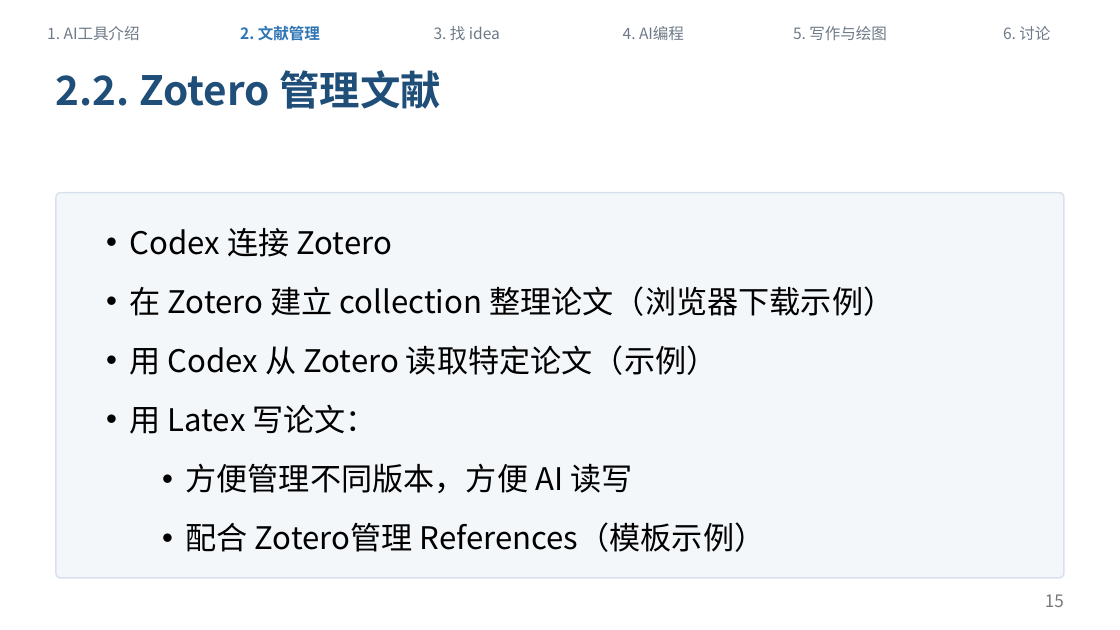
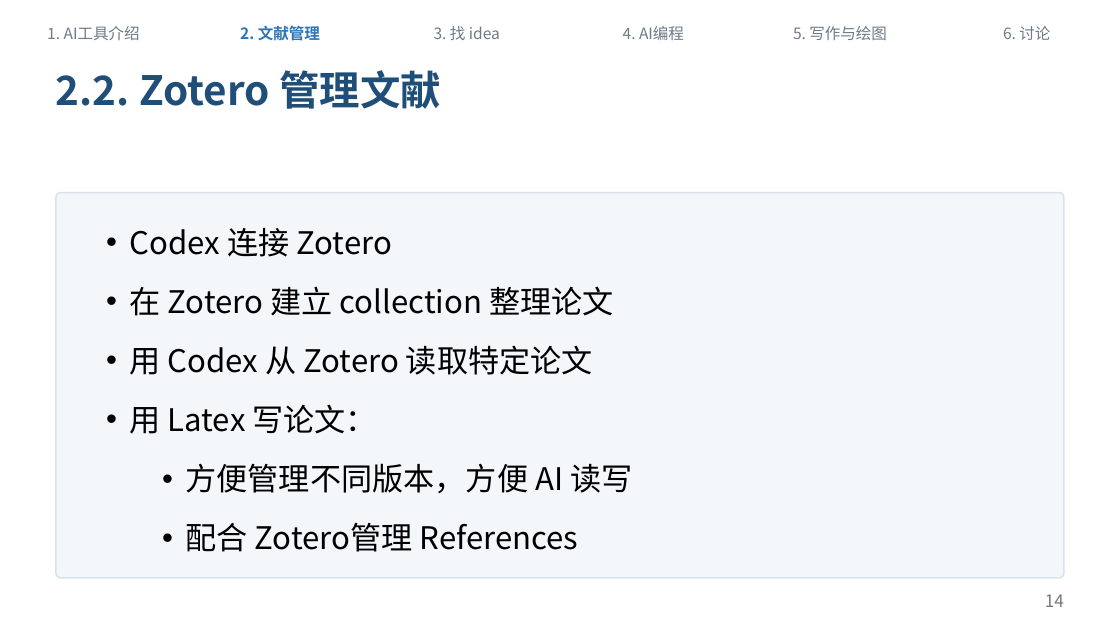
Before and after one commit to sicilyala/ai_sharing, a slide deck: slide 14 of docs/ai-workflow-sharing-v1.pptx (slide 15 before the commit). Drawn at 1120x630 pixels with LibreOffice and Linux fonts; fonts in the diff are those of the drawing. Boxes give left, top, right and bottom in pixels: in the first picture for what was removed or moved away, otherwise in the second. Text is boxed around its words. In the diff, an @@ line names an element or a change of style, - is before the commit and + after.

```diff
--- a/docs/ai-workflow-sharing-v1.pptx
+++ b/docs/ai-workflow-sharing-v1.pptx
@@ text at [130,286,614,375]: text changed @@
-• 在 Zotero 建立 collection 整理论文（浏览器下载示例）
-• 用 Codex 从 Zotero 读取特定论文（示例）
+• 在 Zotero 建立 collection 整理论文
+• 用 Codex 从 Zotero 读取特定论文
@@ text at [186,522,579,552]: text changed @@
-  • 配合 Zotero管理 References（模板示例）
+  • 配合 Zotero管理 References
@@ page number at [1045,594,1064,607]: text changed @@
-15
+14
```
Also in this commit, not shown: 9 other slides changed, 1 slide removed, 7 other files.
